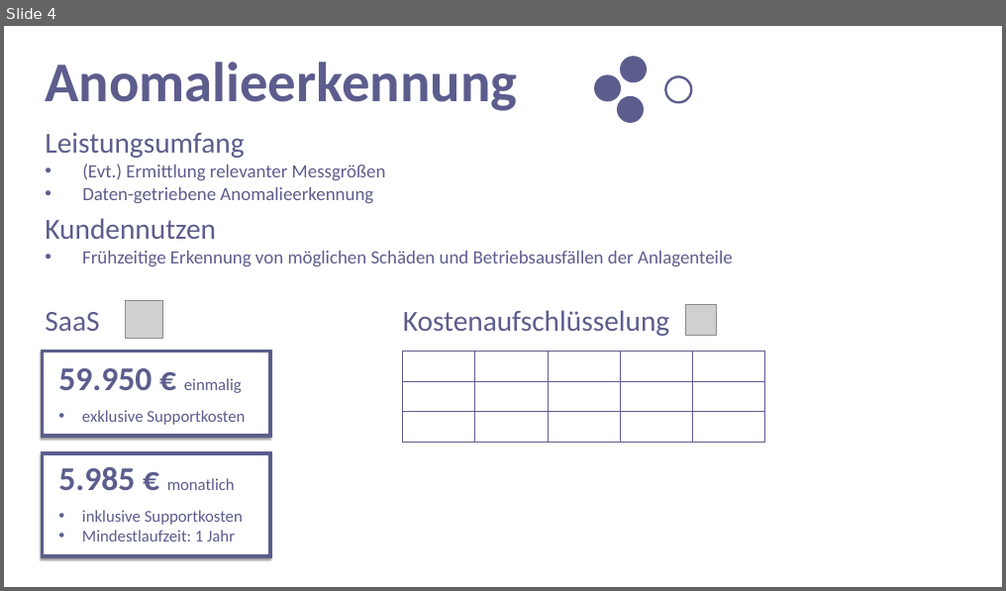
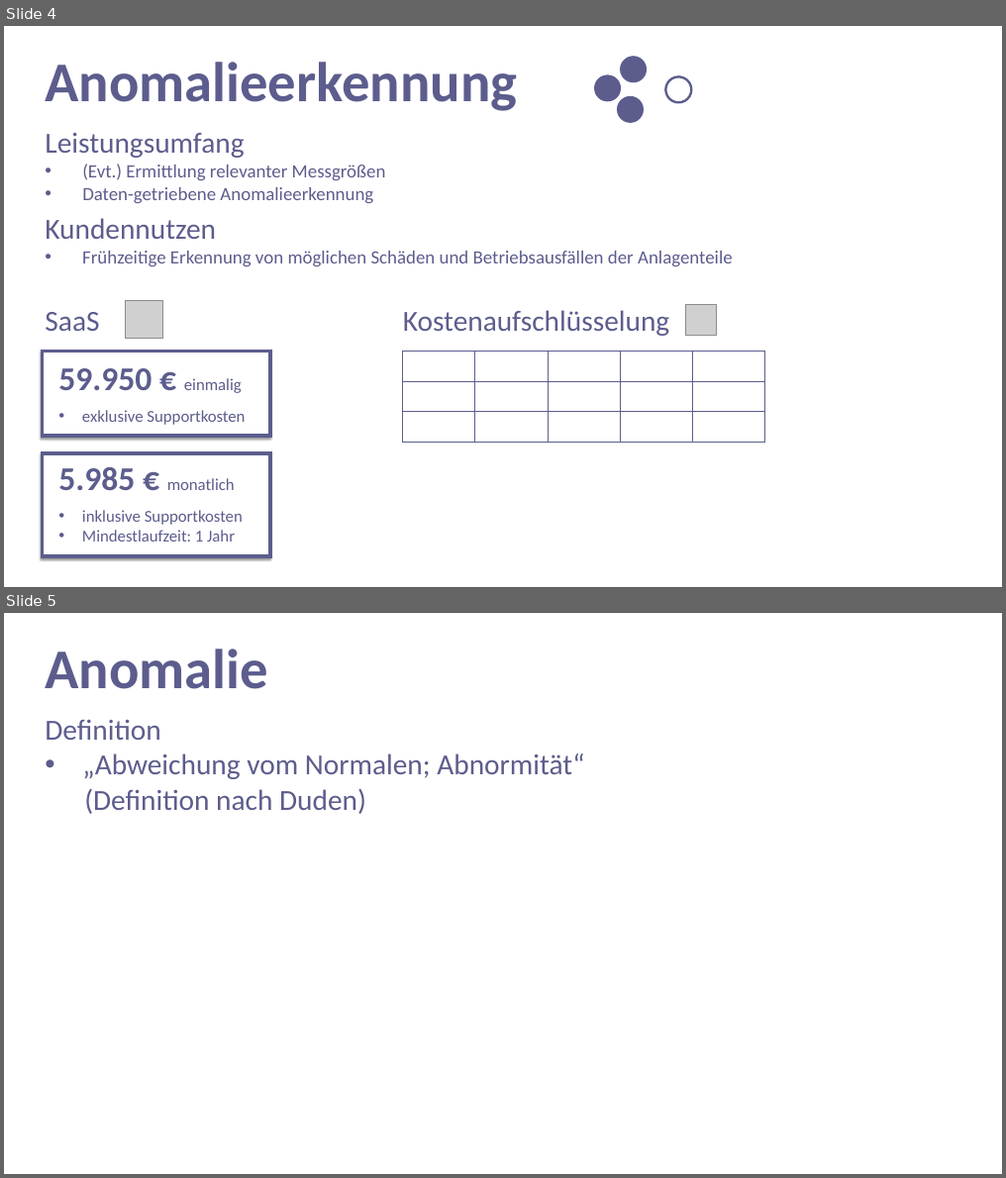
Before and after one commit to kiya1013/APuPDaten, a slide deck: Documents/Produktpraesentation.pptx. Shown one above the other, each under a label of ours: slide 4 before the commit, slides 4 and 5 after it. The pictures are 1006x591 and 1006x1178 pixels, drawn with LibreOffice and Linux fonts; fonts in the diff are those of the drawing; grey boxes stand for pictures. Boxes give left, top, right and bottom in pixels: in the first picture for what was removed or moved away, otherwise in the second. Text is boxed around its words. In the diff, an @@ line names an element or a change of style, - is before the commit and + after.

```diff
--- a/Documents/Produktpraesentation.pptx
+++ b/Documents/Produktpraesentation.pptx
@@ slide 5 added at (4,613,1002,1174), background #FFFFFF @@
@@ text added at (45,649,267,689), 54 pt, text #5C5D8D, bold @@
+Anomalie
@@ text added at (45,719,584,814), 28 pt, text #5C5D8D @@
+Definition
+• „Abweichung vom Normalen; Abnormität“
+(Definition nach Duden)
```
Also in this commit, not shown: 6 other slides added.
